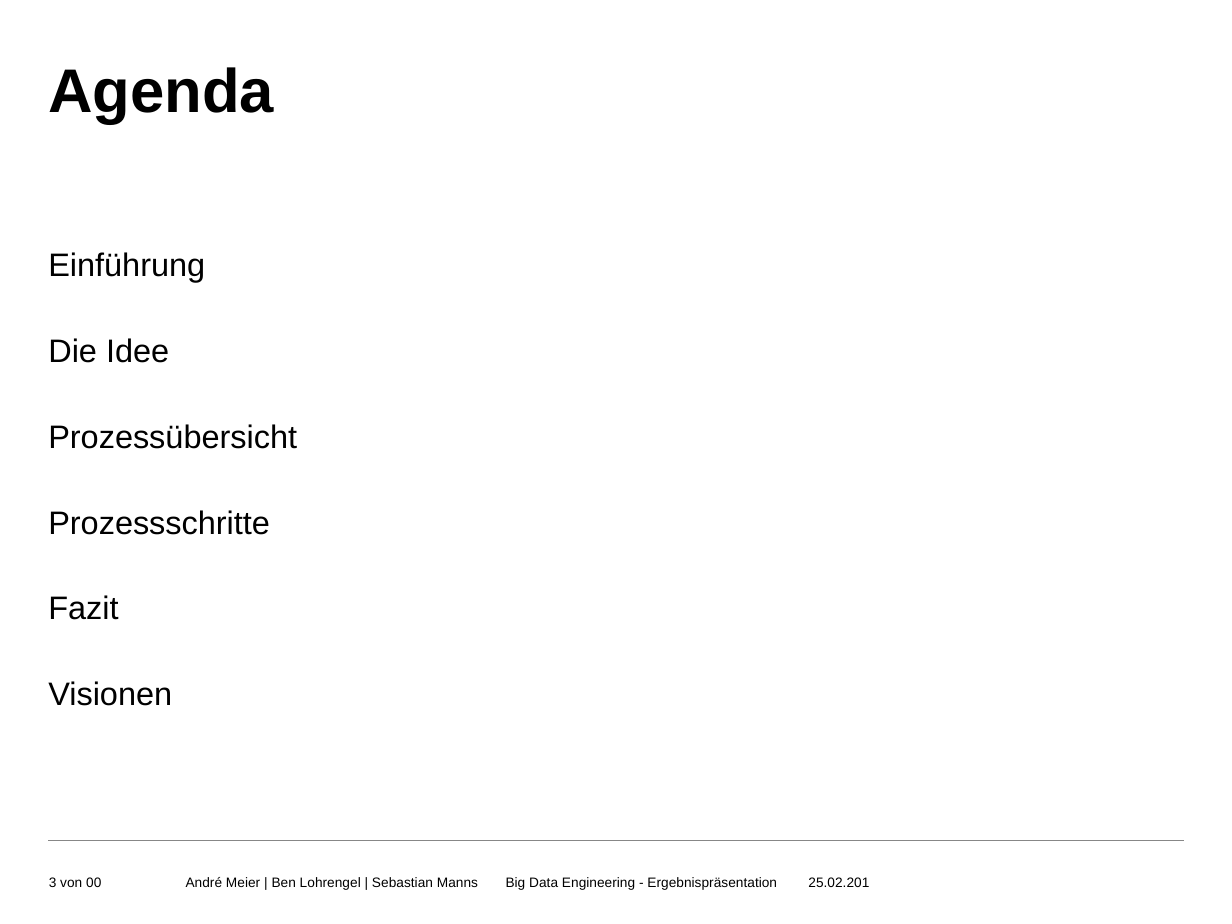
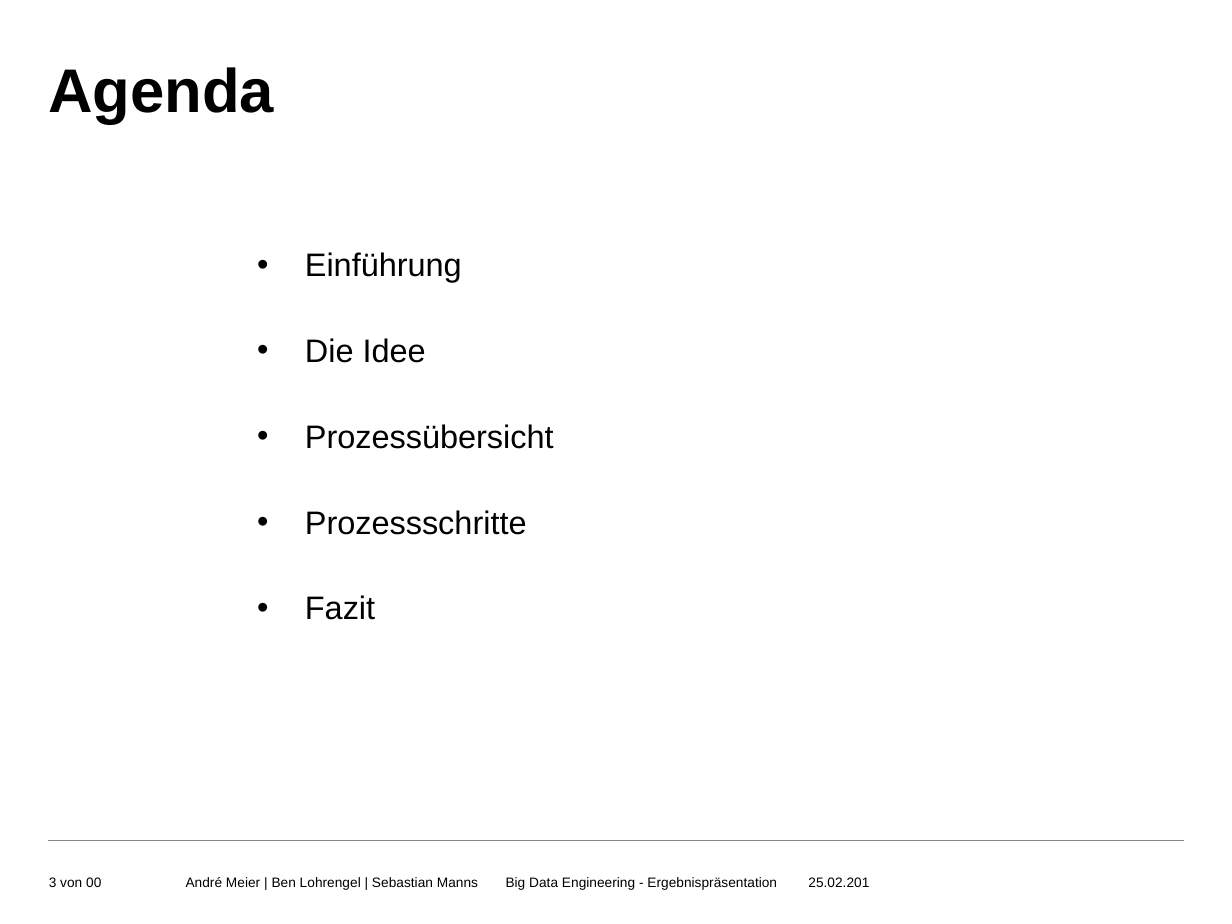
Before and after one commit to whabada/hugo, a slide deck: slide 3 of Project_HUGO.pptx. Drawn at 1232x924 pixels with LibreOffice and Linux fonts; fonts in the diff are those of the drawing; background and template pictures are left out. Boxes give left, top, right and bottom in pixels: in the first picture for what was removed or moved away, otherwise in the second. Text is boxed around its words. In the diff, an @@ line names an element or a change of style, - is before the commit and + after.

```diff
--- a/Project_HUGO.pptx
+++ b/Project_HUGO.pptx
@@ text "Einführung": place and size @@
-text "Einführung" at bbox=[48, 252, 297, 706]
+text "Einführung" at bbox=[305, 252, 554, 620]
@@ text "Einführung" at bbox=[305, 252, 554, 620]: bullet none to • @@
@@ text at bbox=[48, 681, 172, 706]: paragraph removed @@
-Visionen
```
Also in this commit, not shown: 5 other slides changed, 5 slides added, 1 other file.
